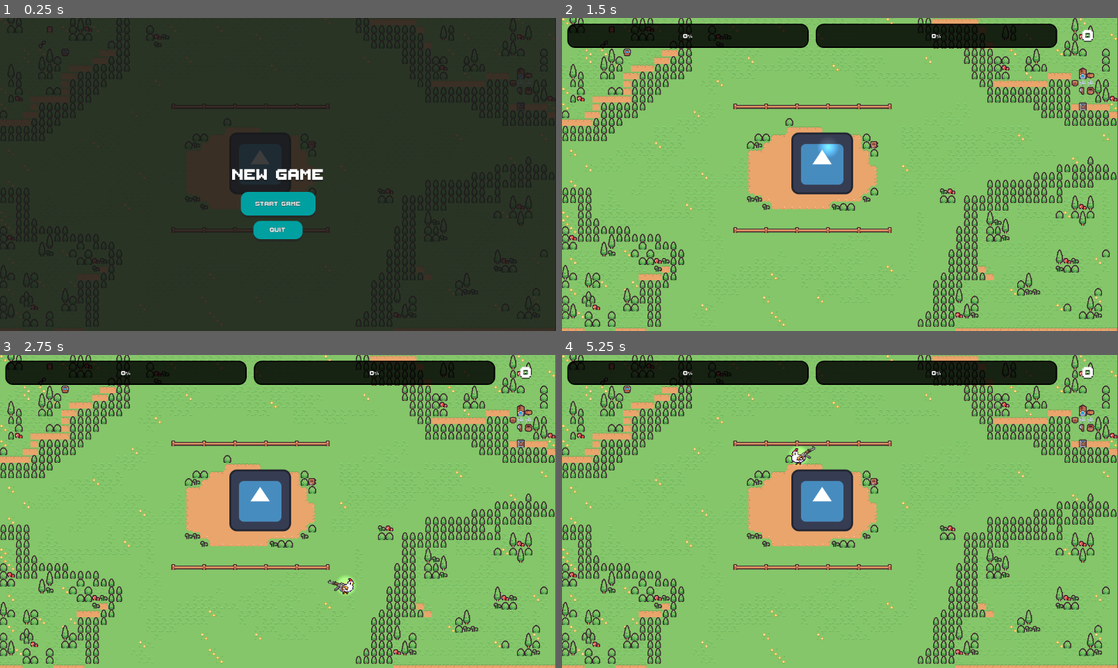
Above: before the commit, frames 1-4 (two rows, left to right).
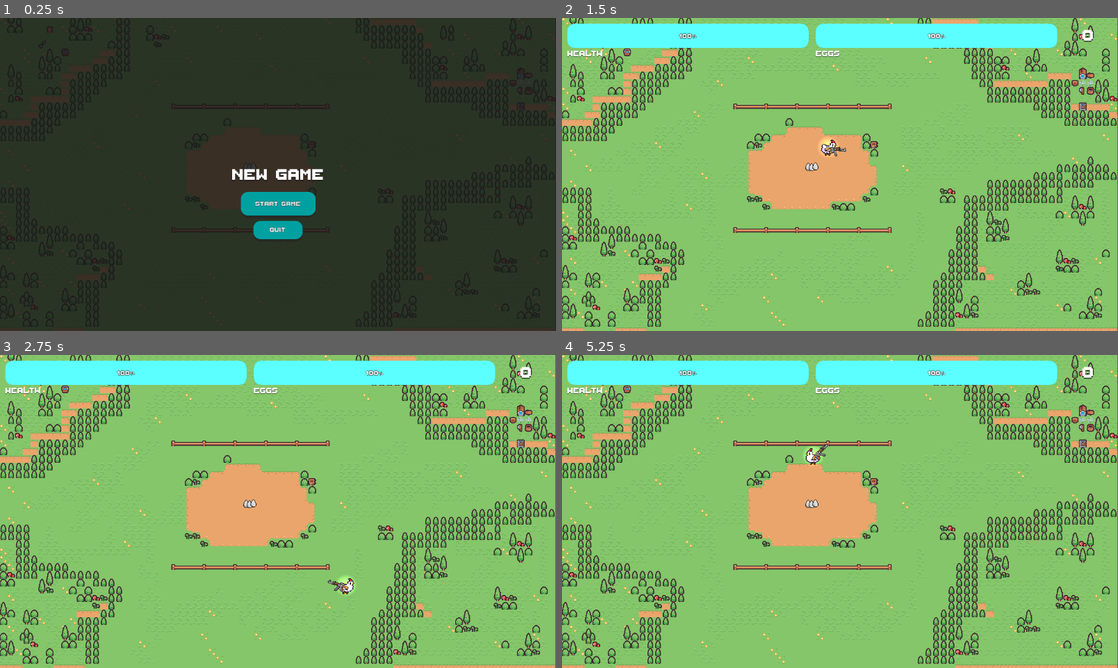
Above: after the commit, the same moments.

Repository: mynkrthd/chicken
Game: Godot game, scene res://Scenes/main.tscn
Two runs of this game, one before a commit and one after it. Both use one fixed random seed, a clock stepped at 60 frames per second and the inputs below. The engine's default icon, where the game draws it, is replaced by a stand-in: a white triangle on a blue panel in a dark square.
Inputs (mouse positions are in pixels of both pictures, inside the frame that each line leads up to):
- Up to frame 1 (0.25 s): no input
- Up to frame 2 (1.5 s): click "START GAME" at 0.5 s; tap Enter at 1.25 s; move the mouse to (962, 158) at 1.27 s; hold D (MoveRight) from 1.28 s (still down); tap Space (Dash) at 1.35 s
- Up to frame 3 (2.75 s): move the mouse to (166, 527) at 2.02 s; release D (MoveRight) at 2.03 s; hold S (MoveDown) from 2.03 s (still down); click (166, 527) at 2.1 s
- Up to frame 4 (5.25 s): move the mouse to (895, 442) at 2.77 s; release S (MoveDown) at 2.78 s; hold D (MoveRight) 2.78-3.53 s; tap Space (Dash) at 2.85, 3.5, 4.35 s; move the mouse to (812, 574) at 3.52 s; hold W (MoveUp) 3.53-4.28 s; click (812, 574) at 3.6 s; move the mouse to (1006, 558) at 4.27 s; hold A (MoveLeft) 4.28-5 s; tap Escape (pause_game) at 4.9 s; click "RESUME" at 5 s

The runs differ from the first frame. In frame 1, 1.7% of the frame differs, in the area x 41-53%, y 36-57%; in frame 2, 9.1%; in frame 3, 9.1%; in frame 4, 9.4%, in the area x 0-90%, y 1-57%.

Commit message:
health system implementation

Diff:
--- a/project_files/Scenes/UI/game_over.tscn
+++ b/project_files/Scenes/UI/game_over.tscn
@@ -1,4 +1,7 @@
-[gd_scene format=3 uid="uid://bu8i820k0wfg0"]
+[gd_scene load_steps=3 format=3 uid="uid://bu8i820k0wfg0"]
+
+[ext_resource type="Script" path="res://scripts/game_over_screen.gd" id="1_6u17w"]
+[ext_resource type="Theme" uid="uid://c18an0636huu3" path="res://theme.tres" id="1_6y4xa"]
 
 [node name="GameOver" type="Control"]
 layout_mode = 3
@@ -7,3 +10,96 @@
 anchor_bottom = 1.0
 grow_horizontal = 2
 grow_vertical = 2
+script = ExtResource("1_6u17w")
+
+[node name="ColorRect" type="ColorRect" parent="."]
+layout_mode = 1
+anchors_preset = 15
+anchor_right = 1.0
+anchor_bottom = 1.0
+grow_horizontal = 2
+grow_vertical = 2
+color = Color(0.0941176, 0.0941176, 0.0941176, 0.839216)
+
+[node name="gameOverText" type="Label" parent="."]
+layout_mode = 1
+anchors_preset = 8
+anchor_left = 0.5
+anchor_top = 0.5
+anchor_right = 0.5
+anchor_bottom = 0.5
+offset_left = -108.0
+offset_top = -87.0
+offset_right = 108.0
+offset_bottom = -40.0
+grow_horizontal = 2
+grow_vertical = 2
+size_flags_horizontal = 4
+size_flags_vertical = 0
+theme = ExtResource("1_6y4xa")
+text = "Game Over"
+horizontal_alignment = 1
+vertical_alignment = 1
+
+[node name="scoreContainer" type="HBoxContainer" parent="."]
+layout_mode = 1
+anchors_preset = 8
+anchor_left = 0.5
+anchor_top = 0.5
+anchor_right = 0.5
+anchor_bottom = 0.5
+offset_left = -41.21
+offset_top = -23.5
+offset_right = 125.79
+offset_bottom = 23.5
+grow_horizontal = 2
+grow_vertical = 2
+scale = Vector2(0.5, 0.5)
+
+[node name="scoreText" type="Label" parent="scoreContainer"]
+layout_mode = 2
+size_flags_horizontal = 4
+size_flags_vertical = 0
+theme = ExtResource("1_6y4xa")
+text = "Score:"
+horizontal_alignment = 2
+vertical_alignment = 1
+
+[node name="score" type="Label" parent="scoreContainer"]
+layout_mode = 2
+size_flags_horizontal = 4
+size_flags_vertical = 0
+theme = ExtResource("1_6y4xa")
+text = "0"
+vertical_alignment = 1
+
+[node name="buttonContainer" type="HBoxContainer" parent="."]
+layout_mode = 1
+anchors_preset = 8
+anchor_left = 0.5
+anchor_top = 0.5
+anchor_right = 0.5
+anchor_bottom = 0.5
+offset_left = -77.5
+offset_top = 44.22
+offset_right = 77.5
+offset_bottom = 98.22
+grow_horizontal = 2
+grow_vertical = 2
+
+[node name="mainMenuBtn" type="Button" parent="buttonContainer"]
+custom_minimum_size = Vector2(155, 54)
+layout_mode = 2
+size_flags_vertical = 4
+theme = ExtResource("1_6y4xa")
+text = "Main Menu"
+
+[node name="quitBtn" type="Button" parent="buttonContainer"]
+custom_minimum_size = Vector2(155, 54)
+layout_mode = 2
+size_flags_vertical = 4
+theme = ExtResource("1_6y4xa")
+text = "Quit"
+
+[connection signal="pressed" from="buttonContainer/mainMenuBtn" to="." method="_on_main_menu_btn_pressed"]
+[connection signal="pressed" from="buttonContainer/quitBtn" to="." method="_on_quit_btn_pressed"]
--- a/project_files/Scenes/UI/hud.tscn
+++ b/project_files/Scenes/UI/hud.tscn
@@ -27,10 +27,26 @@
 layout_mode = 2
 size_flags_vertical = 4
 
+[node name="Label" type="Label" parent="HBoxContainer/ProgressBar2"]
+layout_mode = 0
+offset_top = 50.0
+offset_right = 147.0
+offset_bottom = 97.0
+scale = Vector2(0.5, 0.5)
+text = "Health"
+
 [node name="ProgressBar" type="ProgressBar" parent="HBoxContainer"]
 custom_minimum_size = Vector2(500, 50)
 layout_mode = 2
 size_flags_vertical = 4
+
+[node name="Label" type="Label" parent="HBoxContainer/ProgressBar"]
+layout_mode = 0
+offset_top = 50.0
+offset_right = 147.0
+offset_bottom = 97.0
+scale = Vector2(0.5, 0.5)
+text = "Eggs "
 
 [node name="Label" type="Label" parent="HBoxContainer"]
 custom_minimum_size = Vector2(100, 50)
--- a/project_files/Scenes/UI/level_village.tscn
+++ b/project_files/Scenes/UI/level_village.tscn
@@ -409,6 +409,7 @@
 
 [sub_resource type="TileSet" id="TileSet_5g2cg"]
 physics_layer_0/collision_layer = 1
+physics_layer_0/collision_mask = 29
 sources/0 = SubResource("TileSetAtlasSource_nq73w")
 
 [sub_resource type="TileSetAtlasSource" id="TileSetAtlasSource_jcasn"]
@@ -1187,6 +1188,7 @@
 
 [sub_resource type="TileSet" id="TileSet_7ij5i"]
 physics_layer_0/collision_layer = 1
+physics_layer_0/collision_mask = 29
 sources/0 = SubResource("TileSetAtlasSource_jcasn")
 
 [sub_resource type="TileSetAtlasSource" id="TileSetAtlasSource_h2dmt"]
@@ -1596,6 +1598,7 @@
 
 [sub_resource type="TileSet" id="TileSet_kydxi"]
 physics_layer_0/collision_layer = 1
+physics_layer_0/collision_mask = 29
 sources/0 = SubResource("TileSetAtlasSource_h2dmt")
 
 [sub_resource type="WorldBoundaryShape2D" id="WorldBoundaryShape2D_2pu0j"]
@@ -1613,16 +1616,19 @@
 [node name="LevelVillage" type="Node2D"]
 
 [node name="baseTile" type="TileMap" parent="."]
+texture_filter = 1
 tile_set = SubResource("TileSet_5g2cg")
 format = 2
 layer_0/tile_data = PackedInt32Array(16, 0, 0, 65552, 0, 0, 131088, 0, 0, 196624, 0, 0, 262160, 0, 0, 327696, 0, 0, 393 …(37128 unchanged characters)…
 
 [node name="midTile" type="TileMap" parent="."]
+texture_filter = 1
 tile_set = SubResource("TileSet_7ij5i")
 format = 2
 layer_0/tile_data = PackedInt32Array(917504, 65536, 1, 917505, 65536, 1, 917506, 65536, 1, 917507, 65536, 1, 851971, 65 …(15019 unchanged characters)…
 
 [node name="detailTile" type="TileMap" parent="."]
+texture_filter = 1
 tile_set = SubResource("TileSet_kydxi")
 format = 2
 layer_0/tile_data = PackedInt32Array(720898, 327680, 2, 131083, 327680, 2, 131082, 262144, 1, 393222, 262144, 1, 524289 …(13912 unchanged characters)…
@@ -1630,18 +1636,21 @@
 [node name="boundaries" type="Node" parent="."]
 
 [node name="StaticBodyBottom" type="StaticBody2D" parent="boundaries"]
+collision_mask = 29
 
 [node name="CollisionShape2D" type="CollisionShape2D" parent="boundaries/StaticBodyBottom"]
 shape = SubResource("WorldBoundaryShape2D_2pu0j")
 
 [node name="StaticBodyTop" type="StaticBody2D" parent="boundaries"]
 position = Vector2(-1, 94)
+collision_mask = 29
 
 [node name="CollisionShape2D" type="CollisionShape2D" parent="boundaries/StaticBodyTop"]
 shape = SubResource("WorldBoundaryShape2D_d0qcf")
 
 [node name="StaticBodyLeft" type="StaticBody2D" parent="boundaries"]
 position = Vector2(0, 319)
+collision_mask = 29
 
 [node name="CollisionShape2D" type="CollisionShape2D" parent="boundaries/StaticBodyLeft"]
 position = Vector2(29, 0)
@@ -1649,6 +1658,7 @@
 
 [node name="StaticBodyRight" type="StaticBody2D" parent="boundaries"]
 position = Vector2(1121, 319)
+collision_mask = 29
 
 [node name="CollisionShape2D" type="CollisionShape2D" parent="boundaries/StaticBodyRight"]
 shape = SubResource("WorldBoundaryShape2D_nek7g")
--- a/project_files/Scenes/main.tscn
+++ b/project_files/Scenes/main.tscn
@@ -7,25 +7,8 @@
 [ext_resource type="PackedScene" uid="uid://bu8i820k0wfg0" path="res://Scenes/UI/game_over.tscn" id="4_vghgb"]
 [ext_resource type="PackedScene" uid="uid://cav8gkhohwn8w" path="res://Scenes/UI/pause_menu.tscn" id="5_o1636"]
 [ext_resource type="PackedScene" uid="uid://beysilb8k5oaq" path="res://Scenes/UI/level_village.tscn" id="7_shfhw"]
-[ext_resource type="Texture2D" uid="uid://b3d8vkr8okjho" path="res://sprites/icon.svg" id="8_cnswr"]
+[ext_resource type="PackedScene" uid="uid://b7e4aqew3noqj" path="res://presets/egg.tscn" id="8_ijuuv"]
 [ext_resource type="AudioStream" uid="uid://dba7t3x4y6mga" path="res://Audio/BGM.wav" id="9_eft0x"]
-
-[sub_resource type="AtlasTexture" id="AtlasTexture_ax5xm"]
-atlas = ExtResource("8_cnswr")
-region = Rect2(0, 0, 128, 128)
-
-[sub_resource type="SpriteFrames" id="SpriteFrames_qm2kt"]
-animations = [{
-"frames": [{
-"duration": 1.0,
-"texture": SubResource("AtlasTexture_ax5xm")
-}],
-"loop": true,
-"name": &"default",
-"speed": 5.0
-}]
-
-[sub_resource type="CircleShape2D" id="CircleShape2D_03xhs"]
 
 [node name="main" type="Node2D"]
 script = ExtResource("1_smf8d")
@@ -35,10 +18,22 @@
 [node name="LevelVillage" parent="." instance=ExtResource("7_shfhw")]
 position = Vector2(2.08165e-12, 2.08165e-12)
 
+[node name="Eggs" type="Node2D" parent="."]
+
+[node name="Egg1" parent="Eggs" instance=ExtResource("8_ijuuv")]
+position = Vector2(511, 325)
+
+[node name="Egg2" parent="Eggs" instance=ExtResource("8_ijuuv")]
+position = Vector2(518, 326)
+
+[node name="Egg3" parent="Eggs" instance=ExtResource("8_ijuuv")]
+position = Vector2(526, 324)
+
 [node name="PlayerChicken" parent="." instance=ExtResource("4_qg6wp")]
 position = Vector2(411, 300)
 
 [node name="CanvasLayer" type="CanvasLayer" parent="."]
+process_mode = 3
 
 [node name="mainMenu" parent="CanvasLayer" instance=ExtResource("2_xh740")]
 visible = false
@@ -49,7 +44,6 @@
 grow_vertical = 1
 
 [node name="GameOver" parent="CanvasLayer" instance=ExtResource("4_vghgb")]
-visible = false
 
 [node name="PauseMenu" parent="CanvasLayer" instance=ExtResource("5_o1636")]
 visible = false
@@ -58,20 +52,8 @@
 position = Vector2(577, 341)
 offset = Vector2(2.08165e-12, 2.08165e-12)
 
-[node name="Eggs" type="Node" parent="."]
-
-[node name="AnimatedSprite2D" type="AnimatedSprite2D" parent="Eggs"]
-position = Vector2(540, 318)
-sprite_frames = SubResource("SpriteFrames_qm2kt")
-
-[node name="CollisionShape2D" type="CollisionShape2D" parent="Eggs"]
-position = Vector2(542, 320)
-scale = Vector2(5.83, 5.83)
-shape = SubResource("CircleShape2D_03xhs")
-
 [node name="BackgroundMusic" type="AudioStreamPlayer" parent="."]
 stream = ExtResource("9_eft0x")
-autoplay = true
 
 [connection signal="QUITGAME" from="CanvasLayer/mainMenu" to="." method="_on_main_menu_quitgame"]
 [connection signal="STARTGAME" from="CanvasLayer/mainMenu" to="." method="_on_main_menu_startgame"]
--- a/project_files/presets/Guns/ak47/ak_47.tscn
+++ b/project_files/presets/Guns/ak47/ak_47.tscn
@@ -9,6 +9,7 @@
 Bullet = ExtResource("2_s8uo0")
 
 [node name="Gun" type="Sprite2D" parent="."]
+texture_filter = 1
 position = Vector2(53, 26)
 scale = Vector2(0.42, 0.42)
 texture = ExtResource("3_ipdob")
--- a/project_files/presets/Guns/ak47/ak_47_bullets.tscn
+++ b/project_files/presets/Guns/ak47/ak_47_bullets.tscn
@@ -8,6 +8,8 @@
 size = Vector2(125, 40)
 
 [node name="AK47Bullet" type="Area2D"]
+collision_layer = 16
+collision_mask = 15
 script = ExtResource("1_lskyg")
 speed = 10000
 
@@ -17,6 +19,7 @@
 autostart = true
 
 [node name="Sprite2D" type="Sprite2D" parent="."]
+texture_filter = 1
 position = Vector2(2.08165e-12, 2.08165e-12)
 texture = ExtResource("2_5h7qa")
 
--- /dev/null
+++ b/project_files/presets/bullet_impact.tscn
@@ -0,0 +1,26 @@
+[gd_scene load_steps=2 format=3 uid="uid://be43spcmhvvb3"]
+
+[ext_resource type="Script" path="res://scripts/bullet_impact.gd" id="1_rcpie"]
+
+[node name="BulletImpact" type="Node2D"]
+script = ExtResource("1_rcpie")
+
+[node name="CPUParticles2D" type="CPUParticles2D" parent="."]
+emitting = false
+amount = 5
+lifetime = 0.2
+one_shot = true
+gravity = Vector2(2.08165e-12, 2.08165e-12)
+initial_velocity_min = 20.0
+initial_velocity_max = 100.0
+linear_accel_min = 37.37
+linear_accel_max = 40.4
+color = Color(1, 0.917647, 0.403922, 1)
+hue_variation_min = -1.0
+hue_variation_max = 1.0
+
+[node name="Lifetime" type="Timer" parent="."]
+wait_time = 5.0
+autostart = true
+
+[connection signal="timeout" from="Lifetime" to="." method="_on_lifetime_timeout"]
--- a/project_files/presets/chicken.tscn
+++ b/project_files/presets/chicken.tscn
@@ -18,6 +18,8 @@
 height = 32.0
 
 [node name="PlayerChicken" type="CharacterBody2D"]
+collision_layer = 4
+collision_mask = 17
 script = ExtResource("1_mrsyq")
 SPEED = 300.0
 SKEW_AMOUNT = 0.2
@@ -39,6 +41,7 @@
 one_shot = true
 
 [node name="Chicken" type="Sprite2D" parent="CharacterAnchor"]
+texture_filter = 1
 position = Vector2(-3.8147e-06, -30)
 scale = Vector2(0.144206, 0.144206)
 texture = ExtResource("1_mr30o")
--- /dev/null
+++ b/project_files/presets/egg.tscn
@@ -0,0 +1,55 @@
+[gd_scene load_steps=4 format=3 uid="uid://b7e4aqew3noqj"]
+
+[ext_resource type="Script" path="res://scripts/egg.gd" id="1_k1eye"]
+[ext_resource type="Texture2D" uid="uid://hyw3i42xxblj" path="res://sprites/eggStates.webp" id="1_lv5ll"]
+
+[sub_resource type="CapsuleShape2D" id="CapsuleShape2D_i78qs"]
+radius = 6.0
+height = 16.0
+
+[node name="Egg" type="StaticBody2D"]
+collision_layer = 2
+collision_mask = 16
+script = ExtResource("1_k1eye")
+
+[node name="DestroyedEggLifetime" type="Timer" parent="."]
+one_shot = true
+
+[node name="Sprites" type="Node2D" parent="."]
+
+[node name="EggHealthy" type="Sprite2D" parent="Sprites"]
+texture_filter = 1
+texture = ExtResource("1_lv5ll")
+region_enabled = true
+region_rect = Rect2(2.08165e-12, 2.08165e-12, 16, 16)
+
+[node name="EggHit" type="Sprite2D" parent="Sprites"]
+visible = false
+texture_filter = 1
+texture = ExtResource("1_lv5ll")
+region_enabled = true
+region_rect = Rect2(16, 2.08165e-12, 16, 16)
+
+[node name="EggDestroyed1" type="Sprite2D" parent="Sprites"]
+visible = false
+texture_filter = 1
+texture = ExtResource("1_lv5ll")
+region_enabled = true
+region_rect = Rect2(32, 2.08165e-12, 16, 16)
+
+[node name="EggDestroyed2" type="Sprite2D" parent="Sprites"]
+visible = false
+texture_filter = 1
+texture = ExtResource("1_lv5ll")
+region_enabled = true
+region_rect = Rect2(48, 2.08165e-12, 16, 16)
+
+[node name="EggDestroyedAnimTimer" type="Timer" parent="Sprites"]
+wait_time = 0.1
+one_shot = true
+
+[node name="CollisionShape2D" type="CollisionShape2D" parent="."]
+shape = SubResource("CapsuleShape2D_i78qs")
+
+[connection signal="timeout" from="DestroyedEggLifetime" to="." method="_on_destroyed_egg_lifetime_timeout"]
+[connection signal="timeout" from="Sprites/EggDestroyedAnimTimer" to="." method="_on_egg_destroyed_anim_timer_timeout"]
--- a/project_files/project.godot
+++ b/project_files/project.godot
@@ -72,6 +72,12 @@
 ]
 }
 
+[layer_names]
+
+2d_physics/layer_2="Eggs"
+2d_physics/layer_3="Player"
+2d_physics/layer_4="Enemie"
+
 [rendering]
 
 renderer/rendering_method="gl_compatibility"
--- a/project_files/scripts/ChickenController.gd
+++ b/project_files/scripts/ChickenController.gd
@@ -3,7 +3,6 @@
 
 @export var SPEED = 500.0;
 @export var DASH_SPEED = 1000;
-@export var CURRENT_HEALTH = 100;
 @export var MAX_HEALTH = 100;
 @export_range(0.0, 1.5) var SKEW_AMOUNT = 0.0;
 
@@ -14,8 +13,18 @@
 @onready var gun_anchor  = $CharacterAnchor/GunAnchor
 @onready var front_vector = $CharacterAnchor/frontVector
 
+var CURRENT_HEALTH = 100;
 var dashing = false;
 var can_dash = true;
+var dead = false;
+
+func take_damage(damage):
+	CURRENT_HEALTH -= damage;
+	if CURRENT_HEALTH < 0:
+		CURRENT_HEALTH = 0;
+
+func _ready():
+	CURRENT_HEALTH = MAX_HEALTH;
 
 func get_input():
 	#Movement input
--- /dev/null
+++ b/project_files/scripts/bullet_impact.gd
@@ -0,0 +1,15 @@
+extends Node2D
+
+
+# Called when the node enters the scene tree for the first time.
+func _ready():
+	$CPUParticles2D.restart();
+
+
+# Called every frame. 'delta' is the elapsed time since the previous frame.
+func _process(delta):
+	pass
+
+
+func _on_lifetime_timeout():
+	queue_free();
--- /dev/null
+++ b/project_files/scripts/egg.gd
@@ -0,0 +1,70 @@
+extends StaticBody2D
+
+signal egg_destroyed_signal;
+
+@export var MAX_HEALTH = 9;
+
+@onready var destroyed_egg_lifetime = $DestroyedEggLifetime
+@onready var egg_healthy = $Sprites/EggHealthy
+@onready var egg_hit = $Sprites/EggHit
+@onready var egg_destroyed_1 = $Sprites/EggDestroyed1
+@onready var egg_destroyed_2 = $Sprites/EggDestroyed2
+@onready var egg_destroyed_anim_timer = $Sprites/EggDestroyedAnimTimer
+@onready var collision_shape_2d = $CollisionShape2D
+
+var CURRENT_HEALTH = 100;
+var egg_destroyed = false;
+
+# Called when the node enters the scene tree for the first time.
+func _ready():
+	CURRENT_HEALTH = MAX_HEALTH;
+	egg_healthy.visible = true;
+	egg_hit.visible = false;
+	egg_destroyed_1.visible = false;
+	egg_destroyed_2.visible = false;
+	egg_destroyed = false;
+	collision_shape_2d.disabled = false;
+
+func take_damage(damage):
+	if !egg_destroyed:
+		CURRENT_HEALTH -= damage;
+		if CURRENT_HEALTH < 0:
+			CURRENT_HEALTH = 0;
+
+		var health_percent = CURRENT_HEALTH / MAX_HEALTH;
+		if health_percent > 0.5:
+			egg_healthy.visible = true;
+			egg_hit.visible = false;
+			egg_destroyed_1.visible = false;
+			egg_destroyed_2.visible = false;
+		elif health_percent <= 0.5 && health_percent > 0.0:
+			egg_healthy.visible = false;
+			egg_hit.visible = true;
+			egg_destroyed_1.visible = false;
+			egg_destroyed_2.visible = false;
+		if health_percent <= 0.0:
+			egg_healthy.visible = false;
+			egg_hit.visible = false;
+			egg_destroyed_1.visible = true;
+			egg_destroyed_2.visible = false;
+			egg_destroyed_anim_timer.start();
+
+
+# Called every frame. 'delta' is the elapsed time since the previous frame.
+func _process(delta):
+	pass
+
+
+func _on_egg_destroyed_anim_timer_timeout():
+	egg_healthy.visible = false;
+	egg_hit.visible = false;
+	egg_destroyed_1.visible = false;
+	egg_destroyed_2.visible = true;
+	egg_destroyed = true;
+	collision_shape_2d.disabled = true;
+	destroyed_egg_lifetime.start();
+
+
+func _on_destroyed_egg_lifetime_timeout():
+	egg_destroyed_signal.emit();
+	queue_free();
--- /dev/null
+++ b/project_files/scripts/game_over_screen.gd
@@ -0,0 +1,7 @@
+extends Control
+
+func _on_quit_btn_pressed():
+	get_tree().quit()
+
+func _on_main_menu_btn_pressed():
+	get_tree().reload_current_scene();
--- a/project_files/scripts/main.gd
+++ b/project_files/scripts/main.gd
@@ -6,40 +6,83 @@
 @onready var pause_menu = $CanvasLayer/PauseMenu
 @onready var hud = $CanvasLayer/hud
 @onready var game_over = $CanvasLayer/GameOver
+@onready var eggs = $Eggs
 
-var paused
+var paused = true;
+var TOTAL_MAX_EGGS_HEALTH = 0.0;
+var is_game_over = false;
+
+func reset():
+	TOTAL_MAX_EGGS_HEALTH = 0.0;
+	is_game_over = false;
+
 
 func _ready():
 	showMainMenu()
-	paused=false
+	paused = true;
+	is_game_over = false;
+	get_tree().paused= paused;
+
+	hud.get_node("HBoxContainer/ProgressBar2").max_value = player_chicken.MAX_HEALTH;
+	hud.get_node("HBoxContainer/ProgressBar2").value = player_chicken.CURRENT_HEALTH;
+
+	var total_current_eggs_health = 0.0;
+	for egg in eggs.get_children():
+		TOTAL_MAX_EGGS_HEALTH += egg.MAX_HEALTH;
+		total_current_eggs_health += egg.CURRENT_HEALTH;
+	hud.get_node("HBoxContainer/ProgressBar").max_value = TOTAL_MAX_EGGS_HEALTH;
+	hud.get_node("HBoxContainer/ProgressBar").value = total_current_eggs_health;
+
+func _process(delta):
+	var total_current_eggs_health = 0.0;
+	for egg in eggs.get_children():
+		total_current_eggs_health += egg.CURRENT_HEALTH;
+	hud.get_node("HBoxContainer/ProgressBar").max_value = TOTAL_MAX_EGGS_HEALTH;
+	hud.get_node("HBoxContainer/ProgressBar").value = total_current_eggs_health;
+	hud.get_node("HBoxContainer/ProgressBar2").value = player_chicken.CURRENT_HEALTH;
+	#Game-Over logic
+	if total_current_eggs_health <= 0 || player_chicken.CURRENT_HEALTH <= 0 && !is_game_over:
+		paused = true;
+		get_tree().paused = paused;
+		showGameOverScreen();
+
+func showGameOverScreen():
+	is_game_over = true;
+	hud.hide();
+	game_over.show();
 
 func gamePuase():
-
+	paused = true;
+	get_tree().paused = paused;
 	pause_menu.show()
 
 func gameResume():
-
+	paused = false;
+	get_tree().paused = paused
 	pause_menu.hide()
 
 func showMainMenu():
-	main_menu.show()
+	main_menu.show();
 	pause_menu.hide()
 	game_over.hide()
 	hud.hide()
 	player_chicken.hide()
 
 
-
 func _input(event):
 	if(event.is_action_pressed("pause_game")):
-		paused=!paused
-		if(paused):
-			gamePuase()
-		else:
-			gameResume()
+		paused=!paused;
+		if !is_game_over:
+			if(paused):
+				gamePuase()
+			else:
+				gameResume()
 
 func _on_main_menu_startgame():
-	player_chicken.show()
+	paused = false;
+	get_tree().paused = paused;
+	player_chicken.show();
+	game_over.hide();
 	hud.show()
 	main_menu.hide()
 
--- a/project_files/scripts/projectile.gd
+++ b/project_files/scripts/projectile.gd
@@ -5,7 +5,7 @@
 
 # Called when the node enters the scene tree for the first time.
 func _ready():
-	pass # Replace with function body.
+	pass;
 
 func _physics_process(delta):
 	position += transform.x * speed * delta;
@@ -20,6 +20,14 @@
 
 
 func _on_body_entered(body):
-	#TODO: Implement when player or AI collides with it, reduce thier health by damage amount
 	#TODO: Emit signal when hit?
+	var transf = global_transform;
+	if body.name == "baseTile" || body.name == "midTile" || body.name == "detailTile":
+		pass;
+	elif body.collision_layer == 2 || body.collision_layer == 3 || body.collision_layer == 4:
+		body.take_damage(damage);
+	#TODO: Implement Bullet implact
+	#var bullet_impact = load("res://presets/bullet_impact.tscn").instantiate();
+	#owner.add_child(bullet_impact);
+	#bullet_impact.global_transform = transf;
 	queue_free();
Not shown: 1 places in project_files/Scenes/main.tscn that only renumber resources
Binary file added: project_files/sprites/eggStates.webp
Not shown, added: project_files/sprites/eggStates.webp.import
